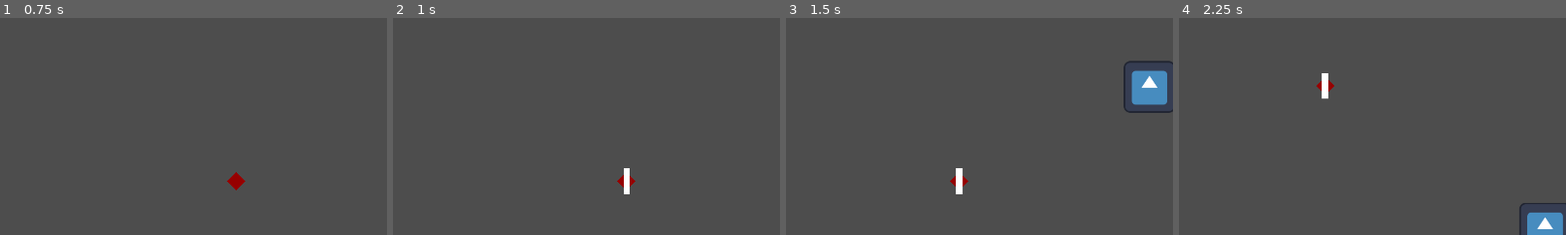
Above: before the commit, frames 1-4 (left to right).
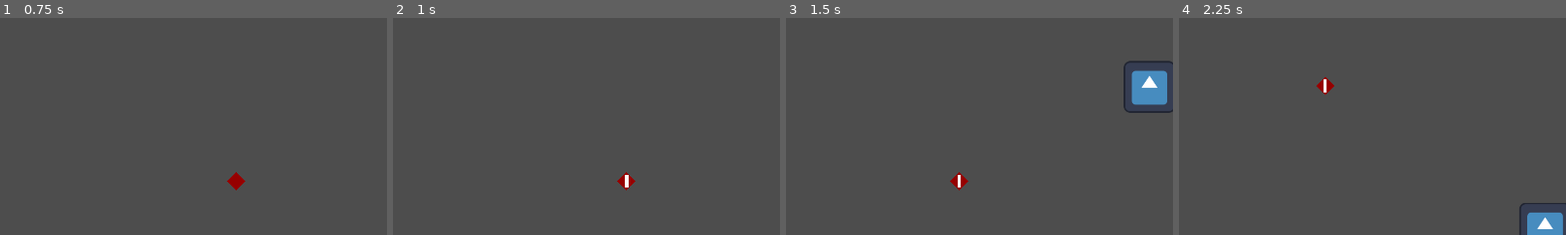
Above: after the commit, the same moments.

Repository: SytonK/DodgeMaster
Game: Godot game, scene res://src/levels/sandbox/sandbox.tscn
The game is run twice, just before and just after one commit, with the same random seed, the same clock (stepped at 60 frames per second) and the same inputs. The engine's default icon, where the game draws it, is replaced by a stand-in: a white triangle on a blue panel in a dark square.
Inputs:
- Up to frame 1 (0.75 s): tap Enter at 0.5 s; hold Right (move_right) from 0.53 s (still down)
- Up to frame 2 (1 s): keep holding Right (move_right)
- Up to frame 3 (1.5 s): release Right (move_right) at 1.28 s; hold Down (move_down) from 1.28 s (still down)
- Up to frame 4 (2.25 s): release Down (move_down) at 2.03 s; hold Right (move_right) from 2.03 s (still down)
The pictures show only the part of the screen within x 20-69%, y 12-62%; the shares and areas given below are measured in that part.

Frame 1 is identical in both runs. In frame 2, 0.1% of the frame differs, in the area x 59-62%, y 69-82%; in frame 3, 0.2%, in the area x 43-46%, y 69-82%; in frame 4, 0.2%.

Commit message:
projectileHit/q free projectile

Diff:
--- a/src/enemies attacks/projectiels/projectile.gd
+++ b/src/enemies attacks/projectiels/projectile.gd
@@ -15,3 +15,7 @@
 		queue_free()
 	else:
 		direction = new_direction.normalized()
+
+
+func _on_hit():
+	queue_free()
--- a/src/enemies attacks/projectiels/projectile.tscn
+++ b/src/enemies attacks/projectiels/projectile.tscn
@@ -4,7 +4,7 @@
 [ext_resource type="Texture2D" uid="uid://b1ifi5yxuer5e" path="res://assets/testing/16 x 64.png" id="2_xwqv2"]
 
 [sub_resource type="RectangleShape2D" id="RectangleShape2D_5jkjw"]
-size = Vector2(16, 64)
+size = Vector2(8, 32)
 
 [node name="Projectile" type="Area2D"]
 script = ExtResource("1_v2u52")
@@ -13,4 +13,7 @@
 shape = SubResource("RectangleShape2D_5jkjw")
 
 [node name="Sprite2D" type="Sprite2D" parent="."]
+scale = Vector2(0.5, 0.5)
 texture = ExtResource("2_xwqv2")
+
+[connection signal="hit" from="." to="." method="_on_hit"]
--- a/src/player/player.gd
+++ b/src/player/player.gd
@@ -10,3 +10,7 @@
 	).normalized() * movement_speed
 
 	move_and_slide()
+
+
+func _on_hurtbox_hurt():
+	print('i was hit')
--- a/src/player/player.tscn
+++ b/src/player/player.tscn
@@ -1,8 +1,12 @@
-[gd_scene load_steps=3 format=3 uid="uid://ckbasmycborlx"]
+[gd_scene load_steps=5 format=3 uid="uid://ckbasmycborlx"]
 
 [ext_resource type="Script" path="res://src/player/player.gd" id="1_0y56l"]
+[ext_resource type="Script" path="res://src/components/hitbox and hurtbox/hurtbox/hurtbox.gd" id="2_qesyn"]
 
 [sub_resource type="RectangleShape2D" id="RectangleShape2D_bg8lc"]
+size = Vector2(64, 64)
+
+[sub_resource type="RectangleShape2D" id="RectangleShape2D_4xj4l"]
 size = Vector2(64, 64)
 
 [node name="Player" type="CharacterBody2D"]
@@ -17,3 +21,11 @@
 position_smoothing_enabled = true
 drag_horizontal_enabled = true
 drag_vertical_enabled = true
+
+[node name="hurtbox" type="Area2D" parent="."]
+script = ExtResource("2_qesyn")
+
+[node name="CollisionShape2D" type="CollisionShape2D" parent="hurtbox"]
+shape = SubResource("RectangleShape2D_4xj4l")
+
+[connection signal="hurt" from="hurtbox" to="." method="_on_hurtbox_hurt"]
